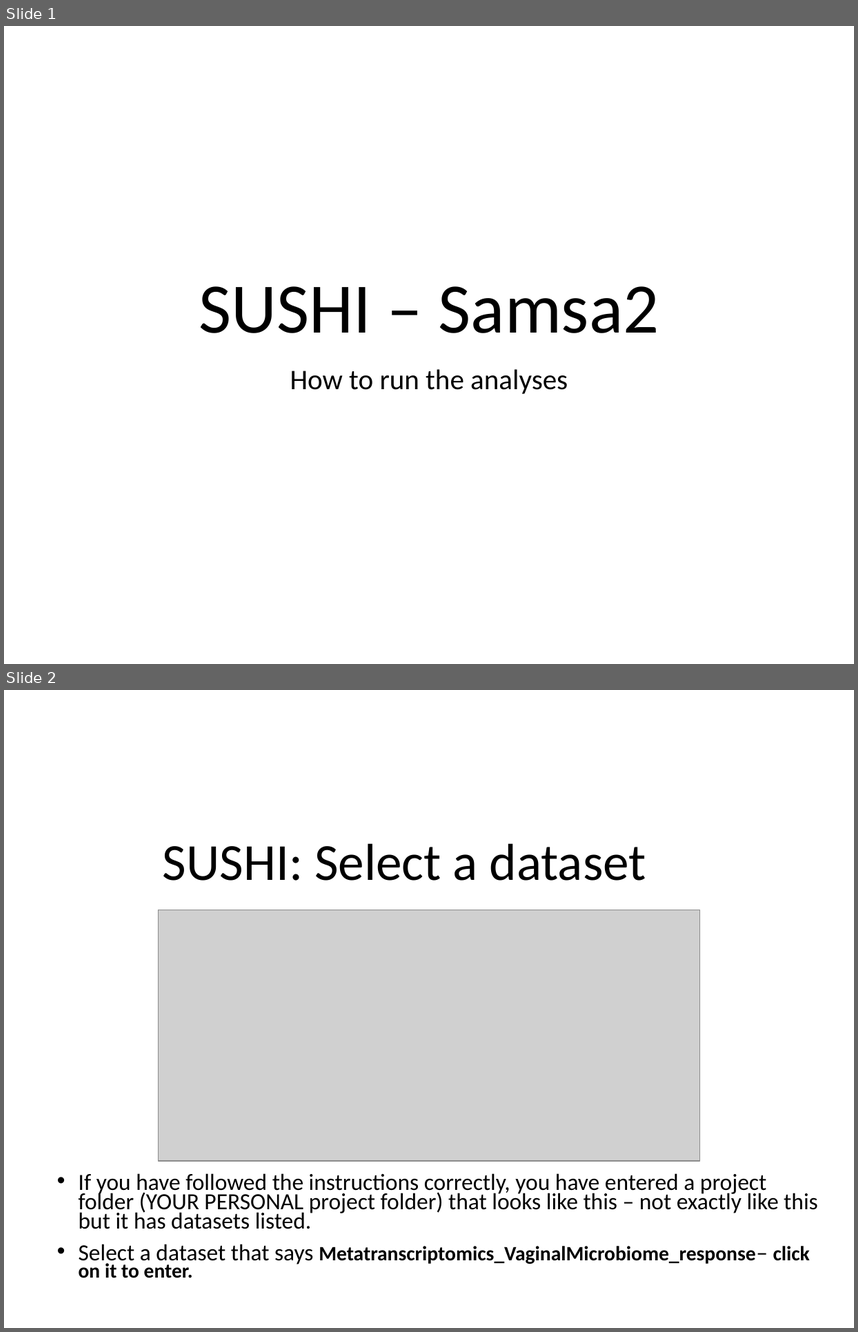
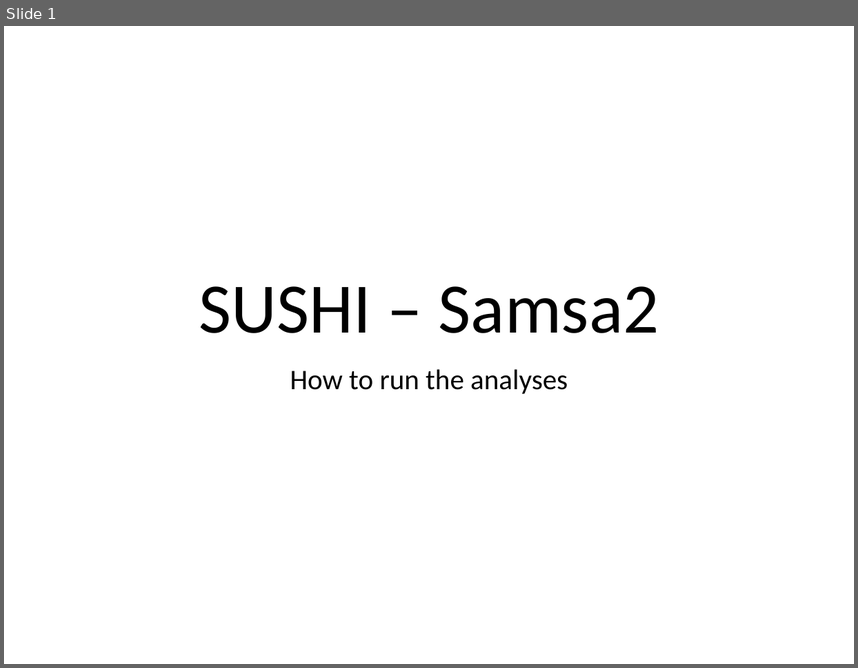
Before and after one commit to zajacn/metagenomics_course_FGCZ, a slide deck: instructions/Samsa2.pptx. Shown one above the other, each under a label of ours: slides 1 and 2 before the commit, slide 1 after it. The pictures are 858x1332 and 858x668 pixels, drawn with LibreOffice and Linux fonts; fonts in the diff are those of the drawing; grey boxes stand for pictures; background and template pictures are left out. Boxes give left, top, right and bottom in pixels: in the first picture for what was removed or moved away, otherwise in the second. Text is boxed around its words. In the diff, an @@ line names an element or a change of style, - is before the commit and + after.

```diff
--- a/instructions/Samsa2.pptx
+++ b/instructions/Samsa2.pptx
@@ slide 2 removed at (4, 690, 854, 1328), background #FFFFFF @@
@@ title removed at (163, 843, 646, 880) @@
-SUSHI: Select a dataset
@@ picture removed at (158, 909, 700, 1160) @@
@@ text removed at (79, 1173, 818, 1278) @@
-• If you have followed the instructions correctly, you have entered a project folder (YOUR PERSONAL project folder) that looks like this – not exactly like this but it has datasets listed.
-• Select a dataset that says Metatranscriptomics_VaginalMicrobiome_response– click on it to enter.
```
Also in this commit, not shown: 1 slide changed.
